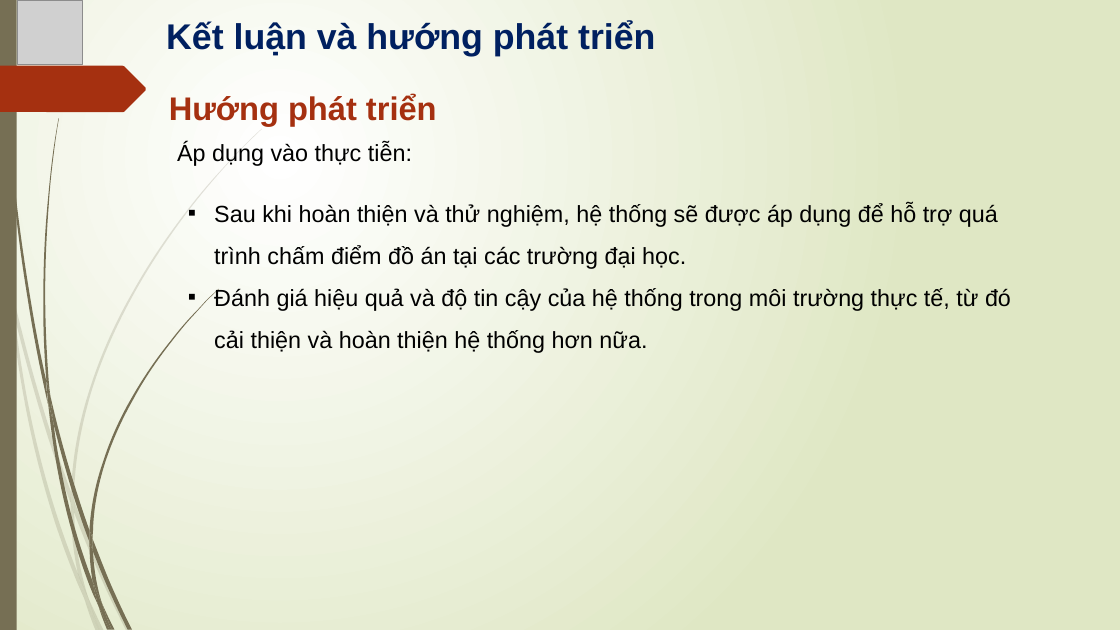
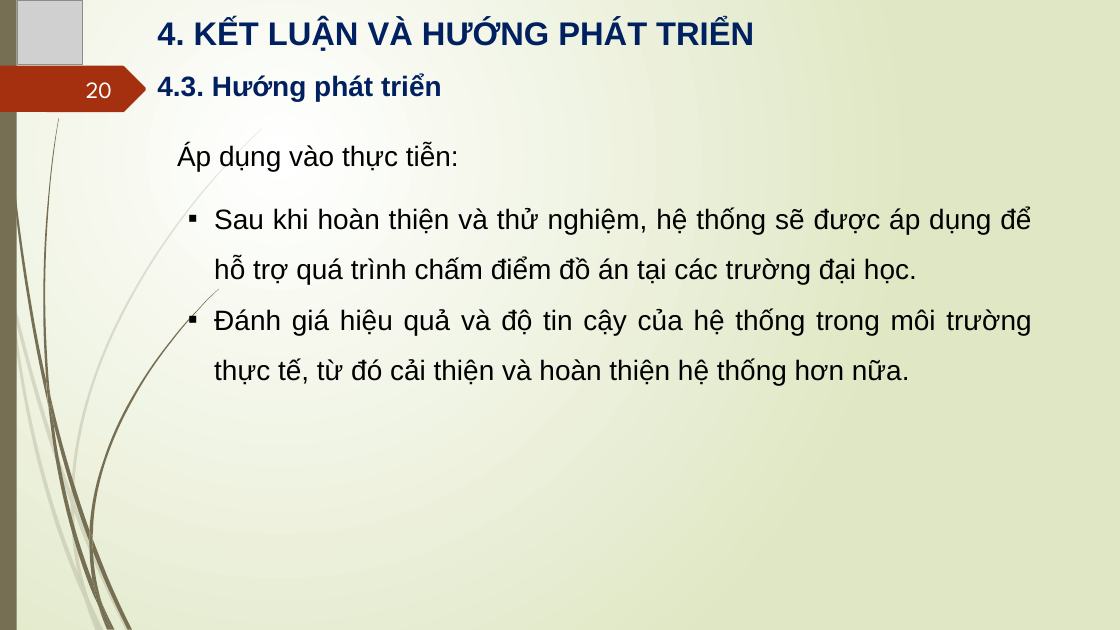
Before and after one commit to thaihunghung/tn-da20ttb-110120031-tranthaihung-xdapivhtcdttcdasvcntt, a slide deck: slide 20 of docs/XAYDUNGAPIVAHE_THONGCHAMDIEM.pptx (slide 18 before the commit). Drawn at 1120x630 pixels with LibreOffice and Linux fonts; fonts in the diff are those of the drawing; grey boxes stand for pictures. Boxes give left, top, right and bottom in pixels: in the first picture for what was removed or moved away, otherwise in the second. Text is boxed around its words. In the diff, an @@ line names an element or a change of style, - is before the commit and + after.

```diff
--- a/docs/XAYDUNGAPIVAHE_THONGCHAMDIEM.pptx
+++ b/docs/XAYDUNGAPIVAHE_THONGCHAMDIEM.pptx
@@ text at (157,19,754,51): text changed; size 30.6 to 28 pt @@
-Kết luận và hướng phát triển
+4. KẾT LUẬN VÀ HƯỚNG PHÁT TRIỂN
@@ page number added at (86,82,112,99), 20 pt, text #FEFFFF @@
+20
@@ text at (157,74,442,101): text changed; size 28 to 24 pt; text colour #A53010 to #002060 @@
-Hướng phát triển
+4.3. Hướng phát triển
@@ text "Áp dụng vào thực tiễn:" at (177,144,459,171): size 20 to 24 pt @@
@@ text "Sau khi hoàn thiện và ..." at (214,207,1031,385): size 20 to 24 pt; alignment left to justified @@
```
Also in this commit, not shown: 13 other slides changed, 7 slides added, 6 slides removed, 12 other files.
